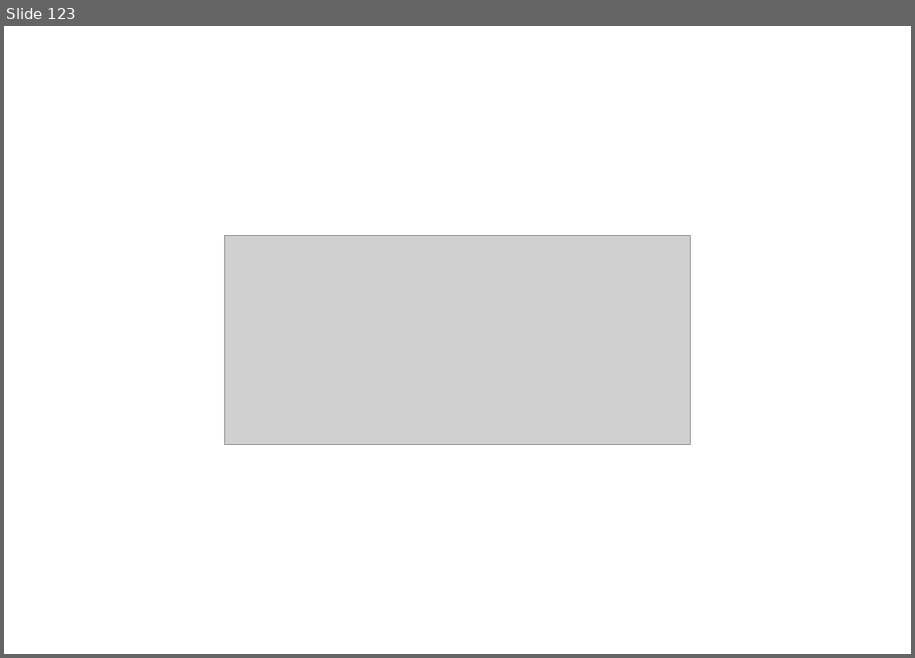
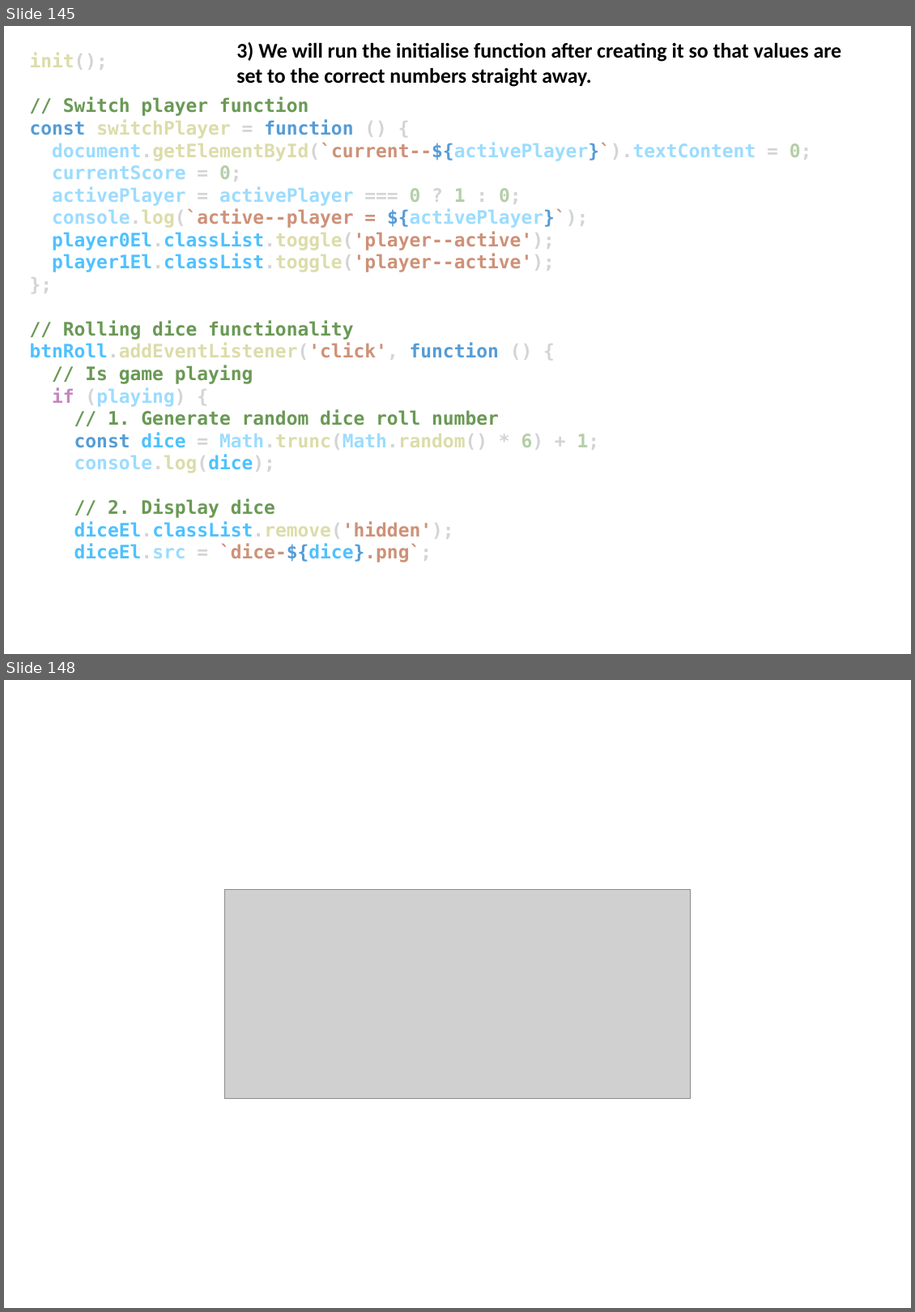
Before and after one commit to EL-EL-BCN/Complete-Javascript-Course, a slide deck: complete-javascript-course.pptx. Shown one above the other, each under a label of ours: slide 123 before the commit, slides 145 and 148 after it; the slides between them are not shown. The pictures are 915x658 and 915x1312 pixels, drawn with LibreOffice and Linux fonts; fonts in the diff are those of the drawing; grey boxes stand for pictures. Boxes give left, top, right and bottom in pixels: in the first picture for what was removed or moved away, otherwise in the second. Text is boxed around its words. In the diff, an @@ line names an element or a change of style, - is before the commit and + after.

```diff
--- a/complete-javascript-course.pptx
+++ b/complete-javascript-course.pptx
@@ slide 145 added at box(4, 26, 911, 654), background #FFFFFF @@
@@ text added at box(236, 42, 842, 87), 18 pt, text #000000, bold @@
+3) We will run the initialise function after creating it so that values are set to the correct numbers straight away.
@@ text added at box(30, 53, 812, 562), 16 pt, text #9CDCFE, bold @@
+init();
+// Switch player function
+const switchPlayer = function () {
+document.getElementById(`current--${activePlayer}`).textContent = 0;
+currentScore = 0;
+activePlayer = activePlayer === 0 ? 1 : 0;
+console.log(`active--player = ${activePlayer}`);
+player0El.classList.toggle('player--active');
+player1El.classList.toggle('player--active');
+};
+// Rolling dice functionality
+btnRoll.addEventListener('click', function () {
+// Is game playing
+if (playing) {
+// 1. Generate random dice roll number
+const dice = Math.trunc(Math.random() * 6) + 1;
+console.log(dice);
+// 2. Display dice
+diceEl.classList.remove('hidden');
+diceEl.src = `dice-${dice}.png`;
@@ what was slide 123 is now slide 148 @@
```
Also in this commit, not shown: 25 other slides added, 1 slide removed, 2 other files.
